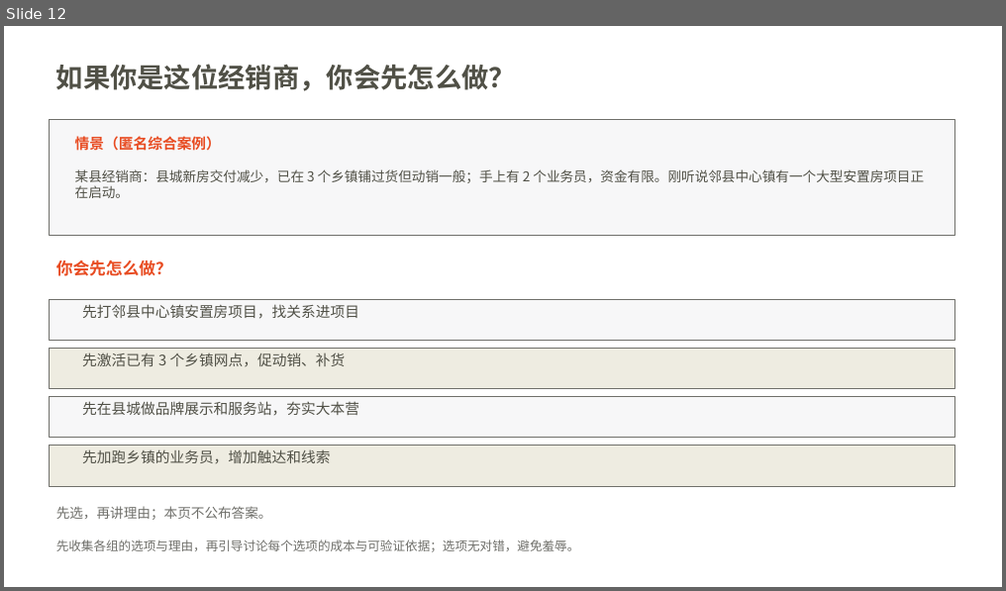
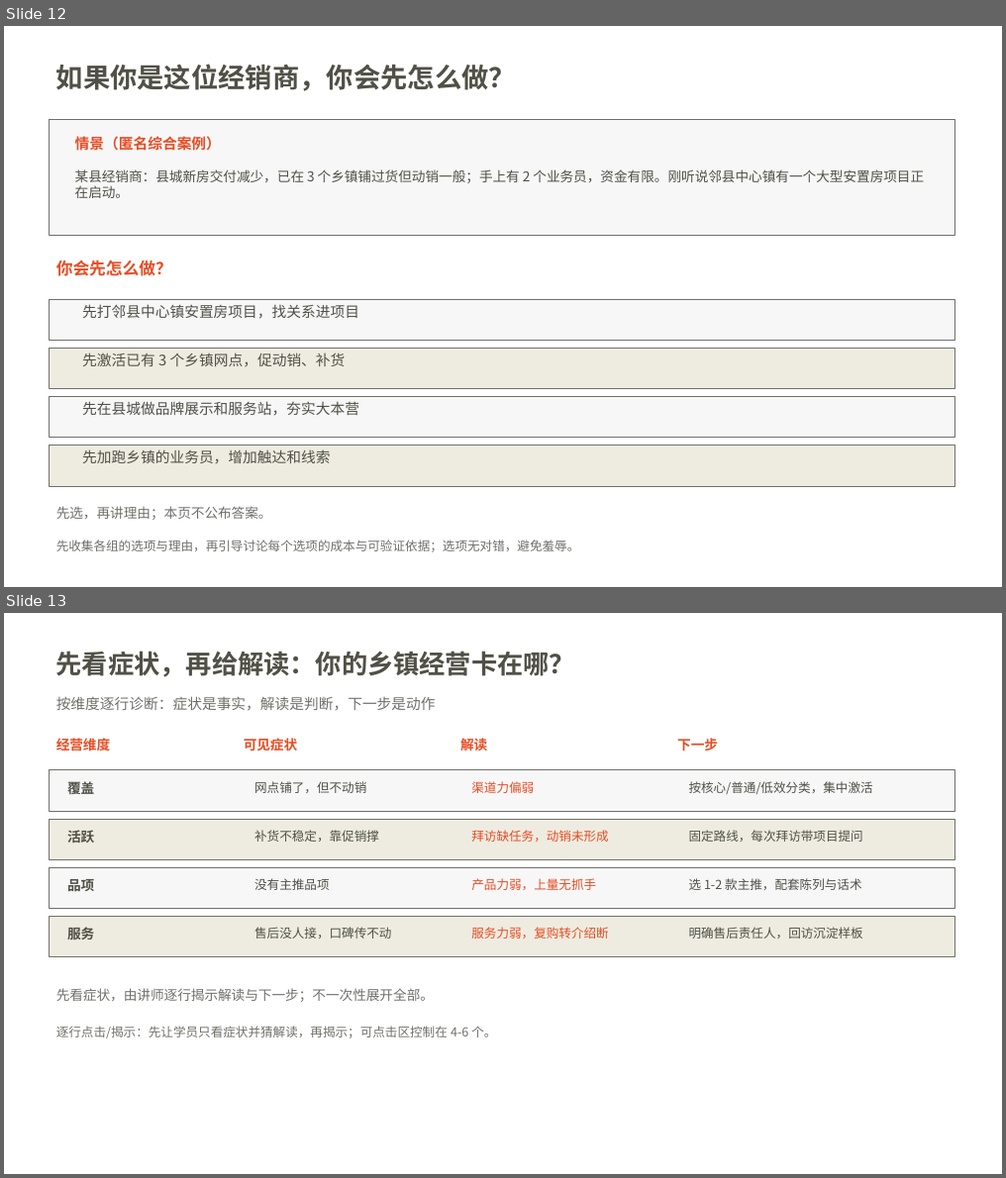
Before and after one commit to swefner/company-ppt-skills, a slide deck: domains/yuhong/assets/components/yuhong-county-course-components-branded.pptx. Shown one above the other, each under a label of ours: slide 12 before the commit, slides 12 and 13 after it. The pictures are 1006x591 and 1006x1178 pixels, drawn with LibreOffice and Linux fonts; fonts in the diff are those of the drawing; background and template pictures are left out. Boxes give left, top, right and bottom in pixels: in the first picture for what was removed or moved away, otherwise in the second. Text is boxed around its words. In the diff, an @@ line names an element or a change of style, - is before the commit and + after.

Commit message:
Add I4 click-to-diagnose matrix (slide 13) via production line
Interactive family third source page: four-column matrix (维度/症状/解读/下一步) with four dimension rows, read column in red, instructor-paced reveal, 28 named objects, token colors. Fixed a PS 5.1 nested-array flattening bug in build script (call Add-Txt per cell directly). Full pipeline: build-i4.ps1 -> verify -> preview component-13.png -> registry -> generator (index/catalog SHA 0919C9A1) -> contact sheet -> promote -> slot contract + build contract synced.

```diff
--- a/domains/yuhong/assets/components/yuhong-county-course-components-branded.pptx
+++ b/domains/yuhong/assets/components/yuhong-county-course-components-branded.pptx
@@ slide 13 added at [4, 613, 1002, 1174], background picture (left out) @@
@@ text added at [56, 651, 575, 677], 25 pt, text #505046, bold @@
+先看症状，再给解读：你的乡镇经营卡在哪？
@@ text added at [56, 696, 436, 711], 14 pt, text #6F6F6A @@
+按维度逐行诊断：症状是事实，解读是判断，下一步是动作
@@ text added at [56, 736, 110, 754], 13 pt, text #E84C22, bold @@
+经营维度
@@ text added at [244, 738, 297, 751], 13 pt, text #E84C22, bold @@
+可见症状
@@ text added at [460, 736, 487, 754], 13 pt, text #E84C22, bold @@
+解读
@@ text added at [677, 738, 718, 752], 13 pt, text #E84C22, bold @@
+下一步
@@ rectangle added at [49, 770, 954, 811], fill #F7F7F8, outline #6F6F6A 0.75 pt @@
@@ text added at [67, 779, 94, 797], 13 pt, text #505046, bold @@
+覆盖
@@ text added at [254, 781, 366, 793], 12 pt, text #505046 @@
+网点铺了，但不动销
@@ text added at [471, 781, 534, 793], 12 pt, text #E84C22 @@
+渠道力偏弱
@@ text added at [689, 781, 873, 794], 12 pt, text #505046 @@
+按核心/普通/低效分类，集中激活
@@ rectangle added at [49, 819, 954, 861], fill #EEECE1, outline #6F6F6A 0.75 pt @@
@@ text added at [67, 830, 94, 843], 13 pt, text #505046, bold @@
+活跃
@@ text added at [254, 830, 379, 842], 12 pt, text #505046 @@
+补货不稳定，靠促销撑
@@ text added at [471, 830, 608, 842], 12 pt, text #E84C22 @@
+拜访缺任务，动销未形成
@@ text added at [689, 830, 863, 842], 12 pt, text #505046 @@
+固定路线，每次拜访带项目提问
@@ rectangle added at [49, 867, 954, 909], fill #F7F7F8, outline #6F6F6A 0.75 pt @@
@@ text added at [67, 879, 94, 891], 13 pt, text #505046, bold @@
+品项
@@ text added at [254, 878, 330, 890], 12 pt, text #505046 @@
+没有主推品项
@@ text added at [471, 878, 596, 890], 12 pt, text #E84C22 @@
+产品力弱，上量无抓手
@@ text added at [689, 878, 861, 890], 12 pt, text #505046 @@
+选 1-2 款主推，配套陈列与话术
@@ rectangle added at [49, 916, 954, 958], fill #EEECE1, outline #6F6F6A 0.75 pt @@
@@ text added at [67, 927, 94, 940], 13 pt, text #505046, bold @@
+服务
@@ text added at [254, 927, 391, 939], 12 pt, text #505046 @@
+售后没人接，口碑传不动
@@ text added at [471, 927, 608, 939], 12 pt, text #E84C22 @@
+服务力弱，复购转介绍断
@@ text added at [689, 927, 863, 939], 12 pt, text #505046 @@
+明确售后责任人，回访沉淀样板
@@ text added at [56, 988, 434, 1002], 13 pt, text #6F6F6A @@
+先看症状，由讲师逐行揭示解读与下一步；不一次性展开全部。
@@ text added at [56, 1026, 496, 1039], 12 pt, text #6F6F6A @@
+逐行点击/揭示：先让学员只看症状并猜解读，再揭示；可点击区控制在 4-6 个。
```
Also in this commit, not shown: 11 other files.
